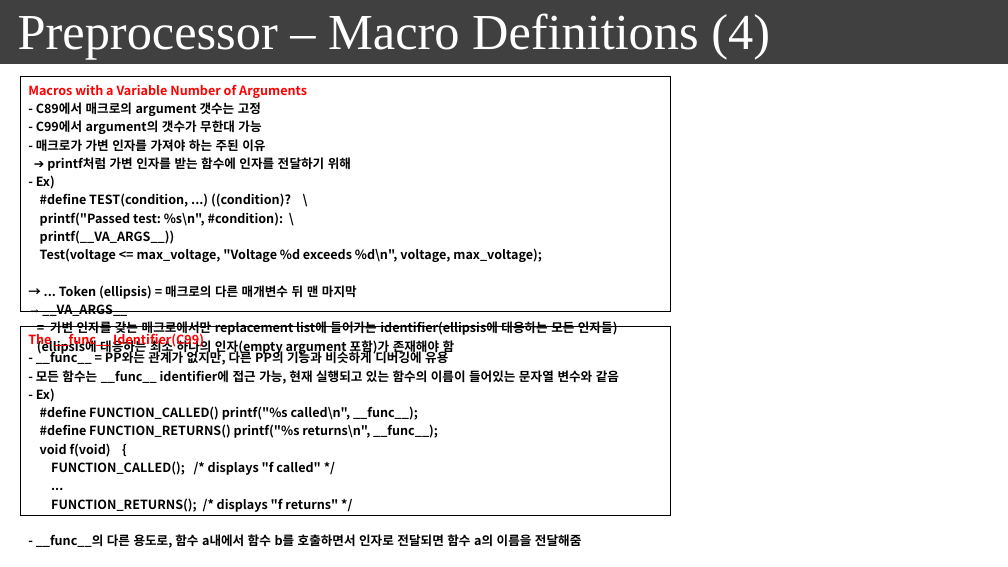
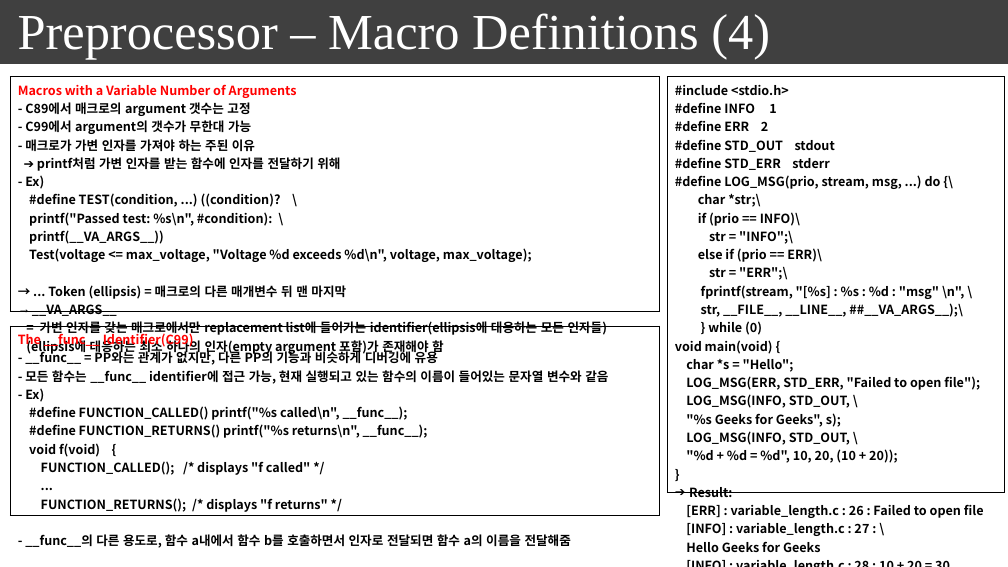
Before and after one commit to seonghokim/Study, a slide deck: slide 28 of everything in c.pptx (slide 26 before the commit). Drawn at 1008x567 pixels with LibreOffice and Linux fonts; fonts in the diff are those of the drawing. Boxes give left, top, right and bottom in pixels: in the first picture for what was removed or moved away, otherwise in the second. Text is boxed around its words. In the diff, an @@ line names an element or a change of style, - is before the commit and + after.

```diff
--- a/everything in c.pptx
+++ b/everything in c.pptx
@@ table: place and size @@
-table at <box>20,77,670,551</box>
+table at <box>11,77,660,551</box>
@@ table added at <box>668,77,1004,556</box>, 1 rows, 1 columns @@
+#include <stdio.h> / #define INFO 1 / #define ERR 2 / #define STD_OUT stdout / #define STD_ERR stderr / #define LOG_MSG(prio, stream, msg, ...) do {\ / char *str;\ / if (prio == INFO)\ / str = "INFO";\ / else if (prio == ERR)\ / str = "ERR";\ / fprintf(stream, "[%s] : %s : %d : "msg" \n", \ / str, __FILE__, __LINE__, ##__VA_ARGS__);\ / } while (0) / void main(void) { / char *s = "Hello"; / LOG_MSG(ERR, STD_ERR, "Failed to open file"); / LOG_MSG(INFO, STD_OUT, \ / "%s Geeks for Geeks", s); / LOG_MSG(INFO, STD_OUT, \ / "%d + %d = %d", 10, 20, (10 + 20)); / } / Result: / [ERR] : variable_length.c : 26 : Failed to open file / [INFO] : variable_length.c : 27 : \ / Hello Geeks for Geeks / [INFO] : variable_length.c : 28 : 10 + 20 = 30
@@ table: place and size @@
-table at <box>20,326,670,552</box>
+table at <box>11,326,660,552</box>
```
Also in this commit, not shown: 13 other slides changed, 5 slides added.
